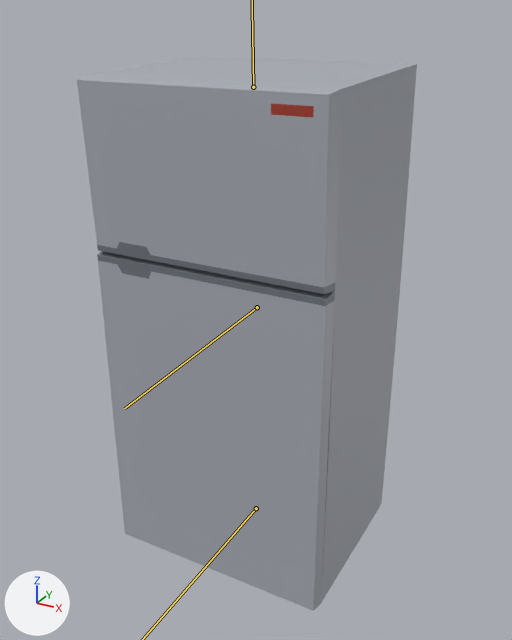
Renders of the FBX model RhythmGamePrototype3/Assets/Animation/FridgeNew.fbx from each side of a commit.
Before and after are seen from a 50 mm lens placed at (1.35, -4.6, 2.3), pointed at (0.07, -2.28, 1.14). Every picture has the same lights, and +X, +Y and +Z are marked at lower left. Both versions are drawn at frame 74 of the action 'Take 001'; the numbers are the values there. The bones that bend it are drawn over the model as lines.

Objects in the first picture: 'SM_Prop_Kitchen_Fridge_01_Door_01', 'SM_Prop_Kitchen_Fridge_01_Door_02', 'SM_Prop_Kitchen_Fridge_03'.
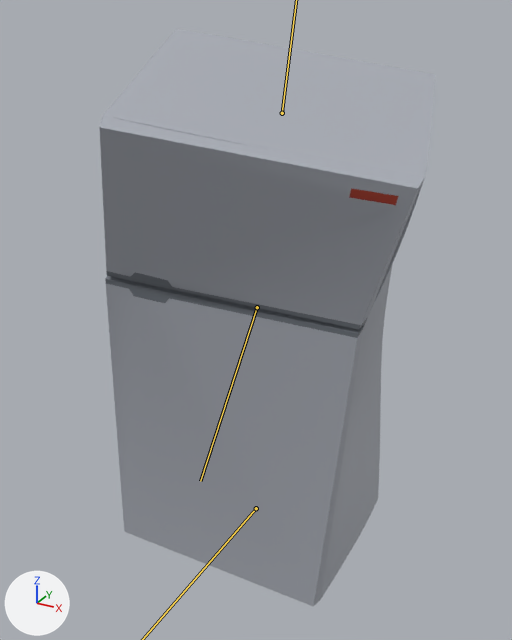
What differs and where, as boxes (x1, y1, x2, y2) in the pictures (512 x 640 px):
```json
{"object": "SM_Prop_Kitchen_Fridge_01_Door_01", "change": "posed", "before": [97, 251, 335, 611], "after": [105, 276, 365, 606], "on screen": "9% wider, 8% shorter"}
{"object": "SM_Prop_Kitchen_Fridge_01_Door_02", "change": "posed", "before": [77, 75, 341, 294], "after": [99, 115, 425, 330], "on screen": "23% wider"}
{"object": "SM_Prop_Kitchen_Fridge_03", "change": "posed", "before": [90, 56, 417, 603], "after": [103, 29, 435, 598]}
{"bone": "joint15", "before": "(257, 307) to (124, 408)", "after": "(257, 307) to (200, 481)"}
```

Edits to the scene script, one JSON object a line:
```json
{"block": "bone_joint15", "where": "bone_joint15 = bpy.data.objects['Armature'].pose.bones['joint15']  # child of 'joint14'"}
{"op": "set", "path": "bone_joint15.rotation_quaternion", "old": "(0.999, 0.0, 0.0, 0.019)", "new": "(0.972, 0.15, -0.103, 0.148)", "note": "degrees (0, 0, 2) -> degrees (16, -14, 15)"}
```
